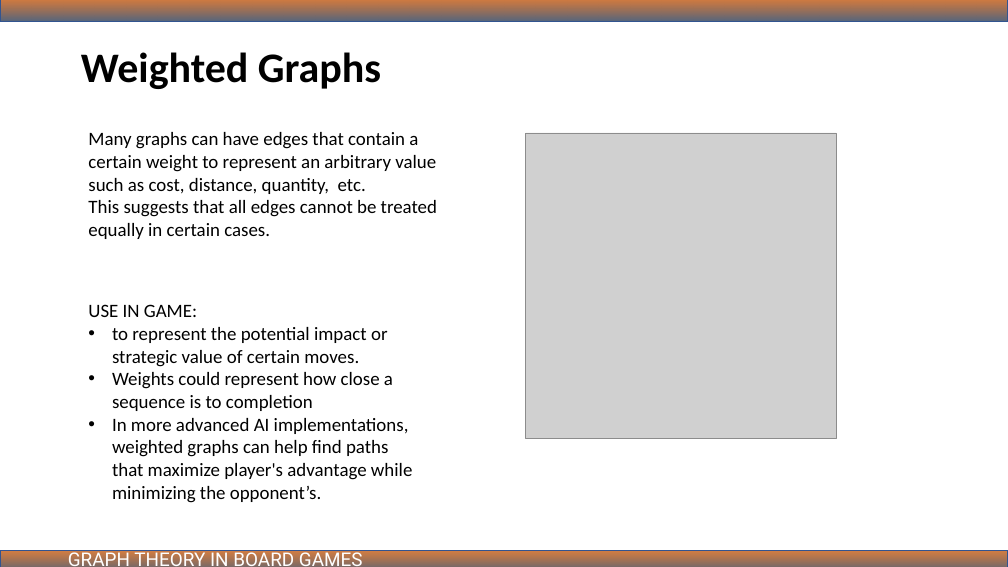
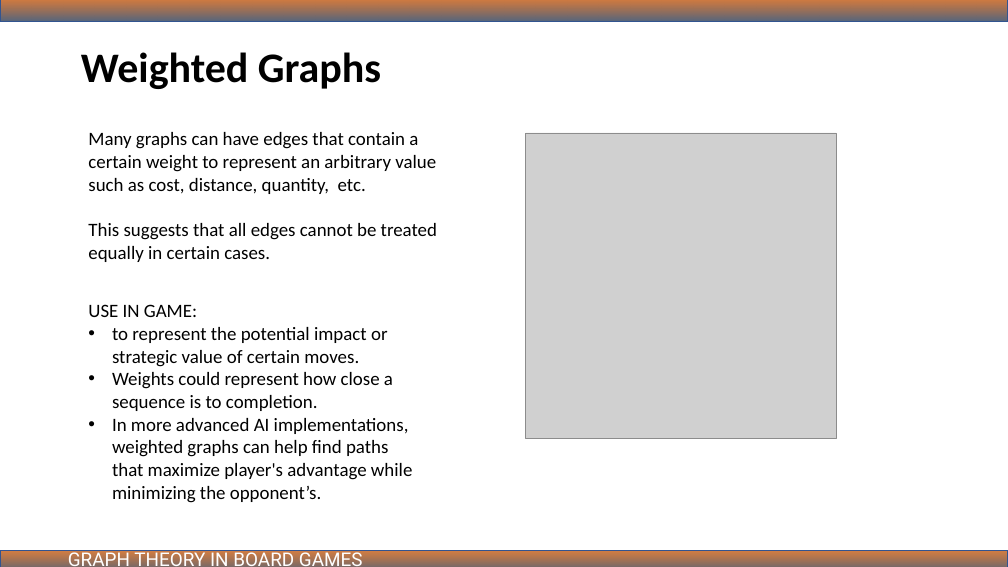
Before and after one commit to ibmbt/group5_graphtheory, a slide deck: slide 8 of group5_graphtheory.pptx (slide 7 before the commit). Drawn at 1008x567 pixels with LibreOffice and Linux fonts; fonts in the diff are those of the drawing; grey boxes stand for pictures. Boxes give left, top, right and bottom in pixels: in the first picture for what was removed or moved away, otherwise in the second. Text is boxed around its words. In the diff, an @@ line names an element or a change of style, - is before the commit and + after.

```diff
--- a/group5_graphtheory.pptx
+++ b/group5_graphtheory.pptx
@@ text "Many graphs can have edges ..." rewrapped from (88,132,437,239) to (88,132,437,262) @@
@@ text at (112,372,393,411): text changed @@
-• Weights could represent how close a sequence is to completion
+• Weights could represent how close a sequence is to completion.
```
Also in this commit, not shown: 5 other slides changed, 1 slide added.
